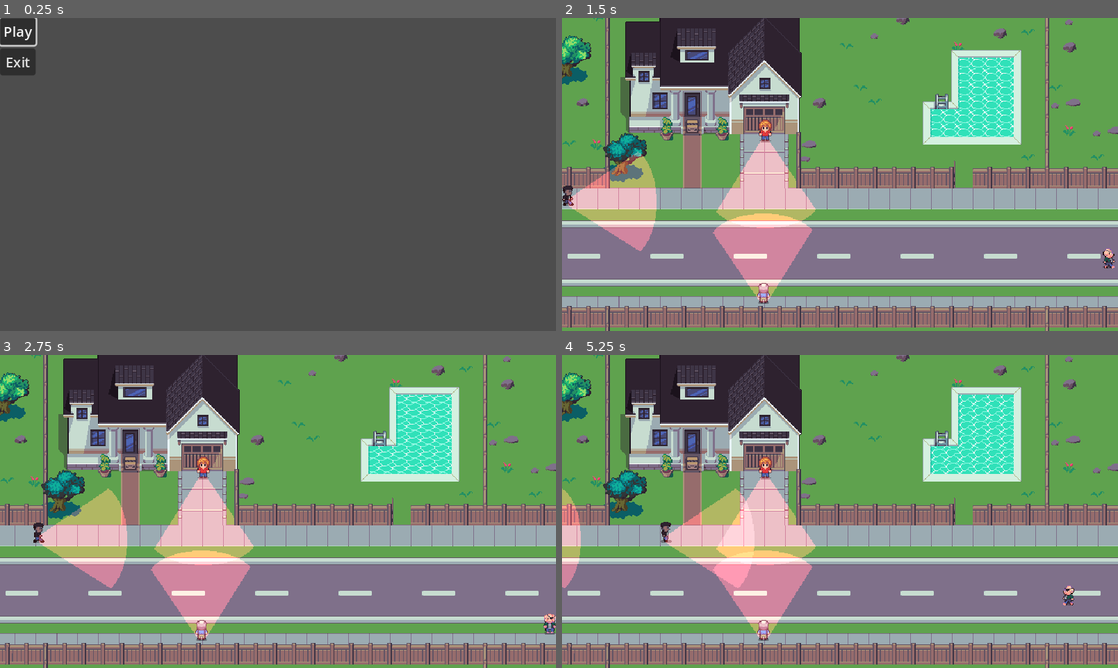
Above: before the commit, frames 1-4 (two rows, left to right).
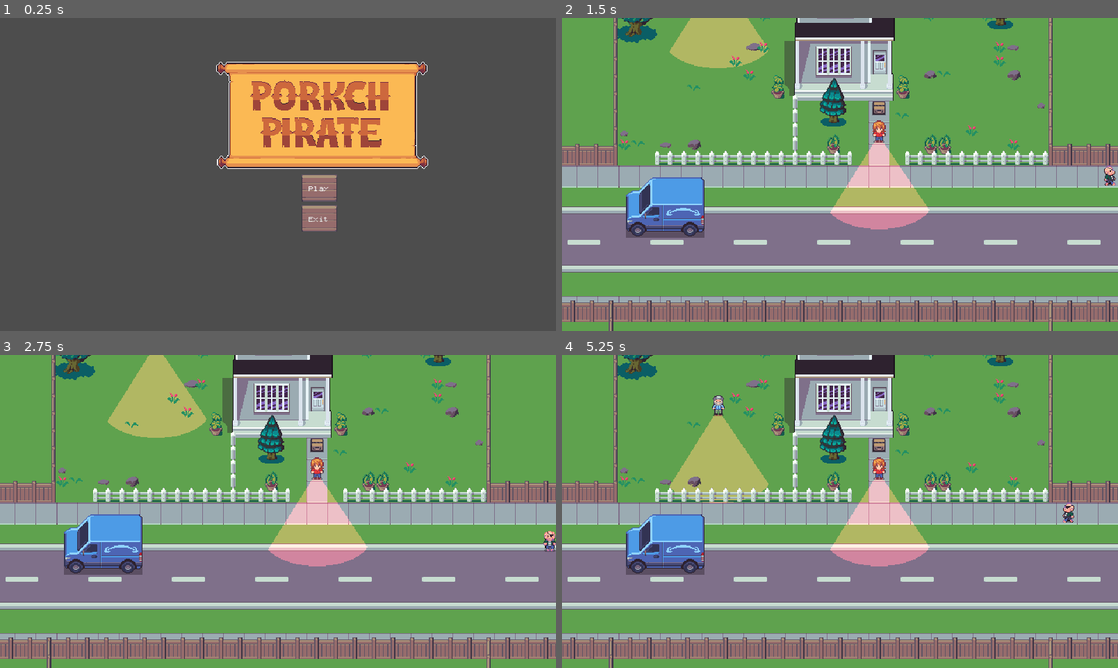
Above: after the commit, the same moments.

Repository: Hudell/ludum-dare-2023
Game: Godot game, scene res://source/scenes/title.tscn
Same seed, same stepped clock (60 frames per second), same inputs: the game is played once before the commit and once after it.
Inputs:
- Up to frame 1 (0.25 s): no input
- Up to frame 2 (1.5 s): click "Play" at 0.5 s; hold Right (ui_right) from 1.28 s (still down)
- Up to frame 3 (2.75 s): release Right (ui_right) at 2.03 s; hold Down (ui_down) from 2.03 s (still down)
- Up to frame 4 (5.25 s): release Down (ui_down) at 2.78 s; hold Right (ui_right) 2.78-3.53 s; hold Up (ui_up) 3.53-4.28 s; hold Left (ui_left) from 4.28 s (still down)

The runs differ from the first frame. In frame 1, 14% of the frame differs, in the area x 0-77%, y 0-68%; in frame 2, 66%; in frame 3, 65%; in frame 4, 66%, in the area x 0-100%, y 0-100%.

Commit message:
Almost there

Diff:
--- a/resources/styles/wooden_button_focus.tres
+++ b/resources/styles/wooden_button_focus.tres
@@ -10,4 +10,4 @@
 texture_margin_bottom = 8.0
 axis_stretch_horizontal = 1
 axis_stretch_vertical = 1
-modulate_color = Color(0.443137, 0.301961, 0.462745, 1)
+modulate_color = Color(0.137255, 0.137255, 0.137255, 0.4)
--- a/resources/styles/wooden_button_hover.tres
+++ b/resources/styles/wooden_button_hover.tres
@@ -10,4 +10,4 @@
 texture_margin_bottom = 8.0
 axis_stretch_horizontal = 1
 axis_stretch_vertical = 1
-modulate_color = Color(0.360784, 0.360784, 0.360784, 1)
+modulate_color = Color(0.780392, 0.686275, 0.580392, 1)
--- a/source/global.gd
+++ b/source/global.gd
@@ -34,15 +34,16 @@
 signal in_dog_range_changed
 signal in_yard_changed
 signal player_got_box
+signal stage_complete
 
 func new_game():
 	map_spawn_name = 'default'
-	map_name = '2'
+	map_name = '1'
 	caught_by_dog = false
 	is_new_game = true
 	is_loading = true
 	got_box = false
-	current_stage = 2
+	current_stage = 1
 
 func change_map(new_map, spawn_name = 'default'):
 	if get_tree().paused:
@@ -55,8 +56,19 @@
 func got_caught():
 	emit_signal("player_caught")
 
+func complete_stage():
+	emit_signal("stage_complete")
+
 func restart():
 	caught_by_dog = false
 	got_box = false
 	get_tree().paused = false
 	change_map(str(current_stage))
+
+func next_stage():
+	caught_by_dog = false
+	got_box = false
+	current_stage += 1
+
+	get_tree().paused = false
+	change_map(str(current_stage))
--- a/source/map/map.gd
+++ b/source/map/map.gd
@@ -68,4 +68,4 @@
 
 func _on_exit_player_seen():
 	if Global.got_box:
-		pass
+		Global.complete_stage()
--- a/source/scenes/hud.gd
+++ b/source/scenes/hud.gd
@@ -4,6 +4,8 @@
 	Global.connect("player_volume_changed", Callable(self, "set_volume_level"))
 	Global.connect("player_caught", Callable(self, "player_caught"))
 	Global.connect("in_dog_range_changed", Callable(self, "player_in_dog_range"))
+	Global.connect("stage_complete", Callable(self, "show_success"))
+	Global.connect("map_changed", Callable(self, "show_tutorial"))
 
 	set_volume_level(0)
 	player_in_dog_range()
@@ -12,6 +14,8 @@
 	Global.disconnect("player_volume_changed", Callable(self, "set_volume_level"))
 	Global.disconnect("player_caught", Callable(self, "player_caught"))
 	Global.disconnect("in_dog_range_changed", Callable(self, "player_in_dog_range"))
+	Global.disconnect("stage_complete", Callable(self, "show_success"))
+	Global.disconnect("map_changed", Callable(self, "show_tutorial"))
 
 func set_volume_level(volume):
 	$DogGauge/Gauge.size.x = 48 * volume
@@ -26,3 +30,23 @@
 
 func player_in_dog_range():
 	$DogGauge.visible = Global.in_dog_range
+
+func _on_next_button_pressed():
+	$Success.visible = false
+	Global.next_stage()
+
+func show_success():
+	get_tree().paused = true
+	$Success.visible = true
+
+func _on_start_button_pressed():
+	$Tutorial1.visible = false
+	$Tutorial2.visible = false
+	get_tree().paused = false
+
+func show_tutorial():
+	if Global.current_stage == 1:
+		$Tutorial1.visible = true
+	else:
+		$Tutorial2.visible = true
+	get_tree().paused = true
--- a/source/scenes/hud.tscn
+++ b/source/scenes/hud.tscn
@@ -9,8 +9,13 @@
 [ext_resource type="StyleBox" uid="uid://iog8abwr1sn1" path="res://resources/styles/wooden_button_hover.tres" id="7_5d4qe"]
 [ext_resource type="Theme" uid="uid://bts83yh3dwsti" path="res://resources/themes/main.tres" id="7_ormvh"]
 [ext_resource type="StyleBox" uid="uid://cp5tsdn12y453" path="res://resources/styles/wooden_button_focus.tres" id="8_6x688"]
+[ext_resource type="Texture2D" uid="uid://cucxhd3k4q32r" path="res://assets/img/success.png" id="10_urdi6"]
 
 [sub_resource type="StyleBoxEmpty" id="StyleBoxEmpty_0kkpl"]
+
+[sub_resource type="StyleBoxEmpty" id="StyleBoxEmpty_o08co"]
+
+[sub_resource type="StyleBoxEmpty" id="StyleBoxEmpty_fu4ch"]
 
 [node name="Hud" type="CanvasLayer"]
 script = ExtResource("1_jhyvj")
@@ -83,4 +88,141 @@
 theme_override_styles/focus = SubResource("StyleBoxEmpty_0kkpl")
 text = "Restart"
 
+[node name="Success" type="Control" parent="."]
+process_mode = 2
+visible = false
+layout_mode = 3
+anchors_preset = 0
+offset_right = 40.0
+offset_bottom = 40.0
+
+[node name="Scroll" type="NinePatchRect" parent="Success"]
+offset_left = 239.0
+offset_top = 134.0
+offset_right = 401.0
+offset_bottom = 227.0
+texture = ExtResource("4_gfq22")
+patch_margin_left = 32
+patch_margin_top = 32
+patch_margin_right = 32
+patch_margin_bottom = 32
+axis_stretch_horizontal = 1
+axis_stretch_vertical = 1
+
+[node name="TextureRect" type="TextureRect" parent="Success/Scroll"]
+layout_mode = 0
+offset_left = 31.0
+offset_top = 37.0
+offset_right = 129.0
+offset_bottom = 64.0
+texture = ExtResource("10_urdi6")
+stretch_mode = 2
+
+[node name="NextButton" type="Button" parent="Success"]
+offset_left = 290.0
+offset_top = 224.0
+offset_right = 360.0
+offset_bottom = 263.0
+theme_override_colors/font_pressed_color = Color(0.258824, 0.258824, 0.258824, 1)
+theme_override_styles/normal = ExtResource("6_f371n")
+theme_override_styles/hover = ExtResource("7_5d4qe")
+theme_override_styles/pressed = ExtResource("8_6x688")
+theme_override_styles/focus = SubResource("StyleBoxEmpty_o08co")
+text = "Next"
+
+[node name="Tutorial1" type="Control" parent="."]
+process_mode = 2
+visible = false
+layout_mode = 3
+anchors_preset = 0
+offset_right = 40.0
+offset_bottom = 40.0
+
+[node name="Scroll" type="NinePatchRect" parent="Tutorial1"]
+offset_left = 259.0
+offset_top = 118.0
+offset_right = 462.0
+offset_bottom = 242.0
+texture = ExtResource("4_gfq22")
+patch_margin_left = 32
+patch_margin_top = 32
+patch_margin_right = 32
+patch_margin_bottom = 32
+axis_stretch_horizontal = 1
+axis_stretch_vertical = 1
+
+[node name="Label" type="Label" parent="Tutorial1/Scroll"]
+layout_mode = 0
+offset_left = 28.0
+offset_top = 29.0
+offset_right = 179.0
+offset_bottom = 97.0
+theme = ExtResource("7_ormvh")
+theme_override_colors/font_color = Color(0, 0, 0, 1)
+text = "Get the box and come back to this spot without raising any suspicions."
+horizontal_alignment = 1
+autowrap_mode = 3
+clip_text = true
+
+[node name="StartButton" type="Button" parent="Tutorial1"]
+offset_left = 325.0
+offset_top = 246.0
+offset_right = 395.0
+offset_bottom = 285.0
+theme_override_colors/font_pressed_color = Color(0.258824, 0.258824, 0.258824, 1)
+theme_override_styles/normal = ExtResource("6_f371n")
+theme_override_styles/hover = ExtResource("7_5d4qe")
+theme_override_styles/pressed = ExtResource("8_6x688")
+theme_override_styles/focus = SubResource("StyleBoxEmpty_fu4ch")
+text = "Start"
+
+[node name="Tutorial2" type="Control" parent="."]
+process_mode = 2
+visible = false
+layout_mode = 3
+anchors_preset = 0
+offset_right = 40.0
+offset_bottom = 40.0
+
+[node name="Scroll" type="NinePatchRect" parent="Tutorial2"]
+offset_left = 259.0
+offset_top = 118.0
+offset_right = 462.0
+offset_bottom = 242.0
+texture = ExtResource("4_gfq22")
+patch_margin_left = 32
+patch_margin_top = 32
+patch_margin_right = 32
+patch_margin_bottom = 32
+axis_stretch_horizontal = 1
+axis_stretch_vertical = 1
+
+[node name="Label" type="Label" parent="Tutorial2/Scroll"]
+layout_mode = 0
+offset_left = 28.0
+offset_top = 29.0
+offset_right = 179.0
+offset_bottom = 97.0
+theme = ExtResource("7_ormvh")
+theme_override_colors/font_color = Color(0, 0, 0, 1)
+text = "Walk slowly when near the dog to avoid waking him up."
+horizontal_alignment = 1
+autowrap_mode = 3
+clip_text = true
+
+[node name="StartButton" type="Button" parent="Tutorial2"]
+offset_left = 325.0
+offset_top = 246.0
+offset_right = 395.0
+offset_bottom = 285.0
+theme_override_colors/font_pressed_color = Color(0.258824, 0.258824, 0.258824, 1)
+theme_override_styles/normal = ExtResource("6_f371n")
+theme_override_styles/hover = ExtResource("7_5d4qe")
+theme_override_styles/pressed = ExtResource("8_6x688")
+theme_override_styles/focus = SubResource("StyleBoxEmpty_fu4ch")
+text = "Start"
+
 [connection signal="pressed" from="Caught/RestartButton" to="." method="_on_restart_button_pressed"]
+[connection signal="pressed" from="Success/NextButton" to="." method="_on_next_button_pressed"]
+[connection signal="pressed" from="Tutorial1/StartButton" to="." method="_on_start_button_pressed"]
+[connection signal="pressed" from="Tutorial2/StartButton" to="." method="_on_start_button_pressed"]
--- a/source/scenes/title.tscn
+++ b/source/scenes/title.tscn
@@ -1,6 +1,15 @@
-[gd_scene load_steps=2 format=3 uid="uid://c031j4aexprop"]
+[gd_scene load_steps=9 format=3 uid="uid://c031j4aexprop"]
 
 [ext_resource type="Script" path="res://source/scenes/title.gd" id="1_cko0o"]
+[ext_resource type="Theme" uid="uid://bts83yh3dwsti" path="res://resources/themes/main.tres" id="2_bkyt5"]
+[ext_resource type="StyleBox" uid="uid://jijxnesvq76p" path="res://resources/styles/wooden_button.tres" id="3_qeou5"]
+[ext_resource type="StyleBox" uid="uid://iog8abwr1sn1" path="res://resources/styles/wooden_button_hover.tres" id="4_36jn3"]
+[ext_resource type="StyleBox" uid="uid://cp5tsdn12y453" path="res://resources/styles/wooden_button_focus.tres" id="5_7bhn7"]
+[ext_resource type="Texture2D" uid="uid://crymaptp6b0iy" path="res://assets/img/logo.png" id="6_nc4ap"]
+
+[sub_resource type="StyleBoxEmpty" id="StyleBoxEmpty_piaht"]
+
+[sub_resource type="StyleBoxEmpty" id="StyleBoxEmpty_u5tf1"]
 
 [node name="Title" type="Control"]
 layout_mode = 3
@@ -13,16 +22,31 @@
 
 [node name="Buttons" type="VBoxContainer" parent="."]
 layout_mode = 0
-offset_right = 41.0
-offset_bottom = 40.0
+offset_left = 347.0
+offset_top = 180.0
+offset_right = 388.0
+offset_bottom = 246.0
+theme = ExtResource("2_bkyt5")
 
 [node name="Play" type="Button" parent="Buttons"]
 layout_mode = 2
+theme_override_styles/normal = ExtResource("3_qeou5")
+theme_override_styles/hover = ExtResource("4_36jn3")
+theme_override_styles/pressed = ExtResource("5_7bhn7")
+theme_override_styles/focus = SubResource("StyleBoxEmpty_piaht")
 text = "Play"
 
 [node name="Exit" type="Button" parent="Buttons"]
 layout_mode = 2
+theme_override_styles/normal = ExtResource("3_qeou5")
+theme_override_styles/hover = ExtResource("4_36jn3")
+theme_override_styles/pressed = ExtResource("5_7bhn7")
+theme_override_styles/focus = SubResource("StyleBoxEmpty_u5tf1")
 text = "Exit"
+
+[node name="Logo" type="Sprite2D" parent="."]
+position = Vector2(370, 115)
+texture = ExtResource("6_nc4ap")
 
 [connection signal="button_up" from="Buttons/Play" to="." method="_on_play_button_button_up"]
 [connection signal="button_up" from="Buttons/Exit" to="." method="_on_exit_button_button_up"]
--- a/stages/1.tscn
+++ b/stages/1.tscn
@@ -6,6 +6,7 @@
 [ext_resource type="PackedScene" uid="uid://5hgsyvkqf5ey" path="res://source/map/house_2.tscn" id="3_57t7u"]
 [ext_resource type="PackedScene" uid="uid://bmtr0w8oy0x6f" path="res://source/map/route_point.tscn" id="4_4ad6m"]
 [ext_resource type="PackedScene" uid="uid://dsvby380vfrri" path="res://source/npc_2.tscn" id="5_m1sb0"]
+[ext_resource type="Texture2D" uid="uid://8uhyfgmek4hu" path="res://assets/img/car.png" id="6_daega"]
 
 [sub_resource type="TileSetAtlasSource" id="TileSetAtlasSource_s1npd"]
 texture = ExtResource("2_cs1y0")
@@ -46,6 +47,9 @@
 physics_layer_0/collision_layer = 1
 physics_layer_0/collision_mask = 0
 sources/1 = SubResource("TileSetAtlasSource_s1npd")
+
+[sub_resource type="RectangleShape2D" id="RectangleShape2D_5b1va"]
+size = Vector2(89, 50)
 
 [sub_resource type="RectangleShape2D" id="RectangleShape2D_oc1bx"]
 size = Vector2(5, 16)
@@ -101,6 +105,18 @@
 [node name="Box" parent="Objects" index="3"]
 position = Vector2(365, 239)
 
+[node name="StaticBody2D" type="StaticBody2D" parent="Objects" index="4"]
+z_index = 1
+y_sort_enabled = true
+position = Vector2(119, 353)
+
+[node name="Sprite2D" type="Sprite2D" parent="Objects/StaticBody2D" index="0"]
+texture = ExtResource("6_daega")
+
+[node name="CollisionShape2D" type="CollisionShape2D" parent="Objects/StaticBody2D" index="1"]
+position = Vector2(0.5, 10)
+shape = SubResource("RectangleShape2D_5b1va")
+
 [node name="LeftEdge" parent="MapEdges" index="0"]
 position = Vector2(-5, 247.5)
 
--- a/stages/2.tscn
+++ b/stages/2.tscn
@@ -12,6 +12,10 @@
 [ext_resource type="PackedScene" uid="uid://dnhxhnmlrp60l" path="res://source/dog.tscn" id="9_ae26c"]
 [ext_resource type="Texture2D" uid="uid://cvpx4ss0t81le" path="res://assets/img/gate.png" id="10_6ivv6"]
 [ext_resource type="Texture2D" uid="uid://bi5tfihkft8e3" path="res://assets/img/pool.png" id="11_qmvjd"]
+[ext_resource type="Texture2D" uid="uid://8uhyfgmek4hu" path="res://assets/img/car.png" id="12_a2v4p"]
+
+[sub_resource type="RectangleShape2D" id="RectangleShape2D_v2yyk"]
+size = Vector2(89, 50)
 
 [node name="Stage2" instance=ExtResource("1_56tlk")]
 layer_0/tile_data = PackedInt32Array(1638401, 65538, 1, 1638400, 2, 1, 1638402, 131074, 1, 1638403, 2, 2, 1638404, 2, 2 …(4025 unchanged characters)…
@@ -78,6 +82,19 @@
 position = Vector2(470, 230)
 texture = ExtResource("11_qmvjd")
 
+[node name="StaticBody2D" type="StaticBody2D" parent="Objects" index="11"]
+z_index = 1
+y_sort_enabled = true
+position = Vector2(41, 402)
+
+[node name="Sprite2D" type="Sprite2D" parent="Objects/StaticBody2D" index="0"]
+texture = ExtResource("12_a2v4p")
+flip_h = true
+
+[node name="CollisionShape2D" type="CollisionShape2D" parent="Objects/StaticBody2D" index="1"]
+position = Vector2(0.5, 10)
+shape = SubResource("RectangleShape2D_v2yyk")
+
 [node name="LeftEdge" parent="MapEdges" index="0"]
 position = Vector2(-5, 247.5)
 
Binary file added: assets/img/logo.png
Not shown, added: assets/img/logo.png.import
Not shown: 1 places in source/scenes/hud.tscn that only renumber resources
Not shown: 1 places in stages/1.tscn that only renumber resources
Not shown: 1 places in stages/2.tscn that only renumber resources
